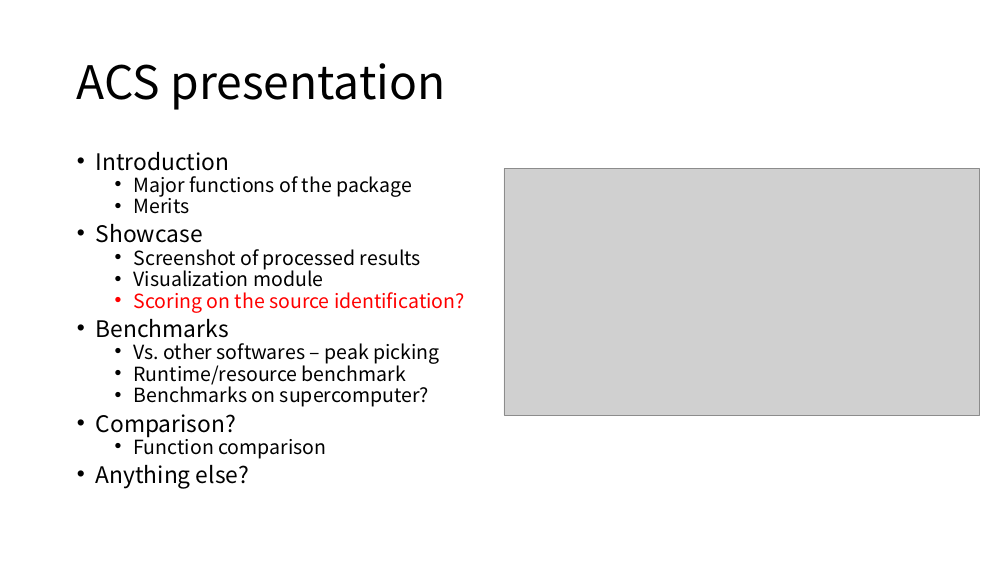
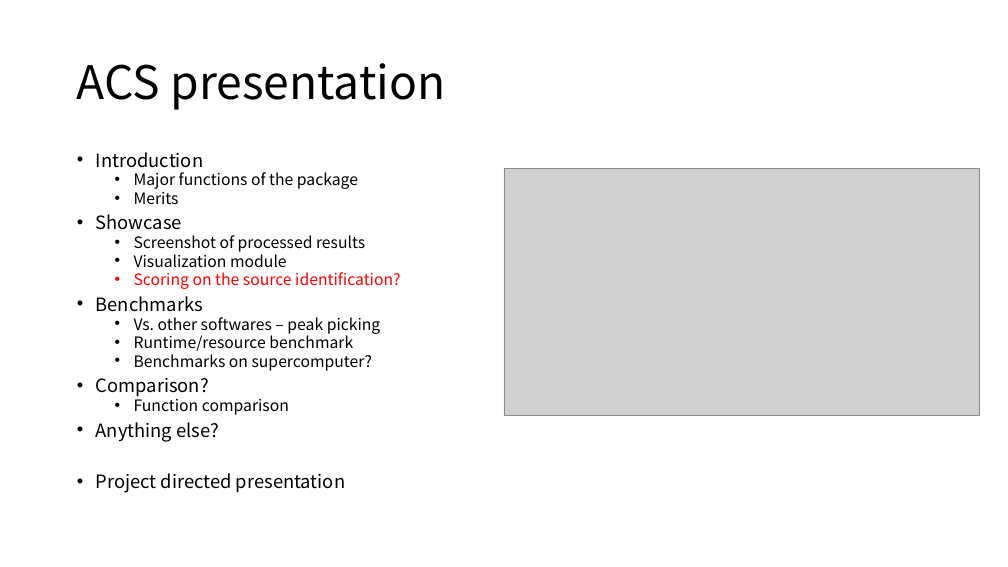
Before and after one commit to XiminHu/mass-suite, a slide deck: slide 10 of doc/20210316_CR.pptx. Drawn at 1008x567 pixels with LibreOffice and Linux fonts; fonts in the diff are those of the drawing; grey boxes stand for pictures. Boxes give left, top, right and bottom in pixels: in the first picture for what was removed or moved away, otherwise in the second. Text is boxed around its words. In the diff, an @@ line names an element or a change of style, - is before the commit and + after.

Commit message:
updates on the benchmark

```diff
--- a/doc/20210316_CR.pptx
+++ b/doc/20210316_CR.pptx
@@ text at [96,152,400,442]: size 21.7 to 17.5 pt in "Introduction", "Showcase", "Benchmarks", "Comparison?" and 1 more places; size 18.6 to 15 pt in "Major functions of the package", "Merits", "Screenshot of processed results", "Visualization module" and 5 more places @@
@@ text at [96,473,345,493]: paragraph added @@
+• Project directed presentation
```
Also in this commit, not shown: 14 other files.
